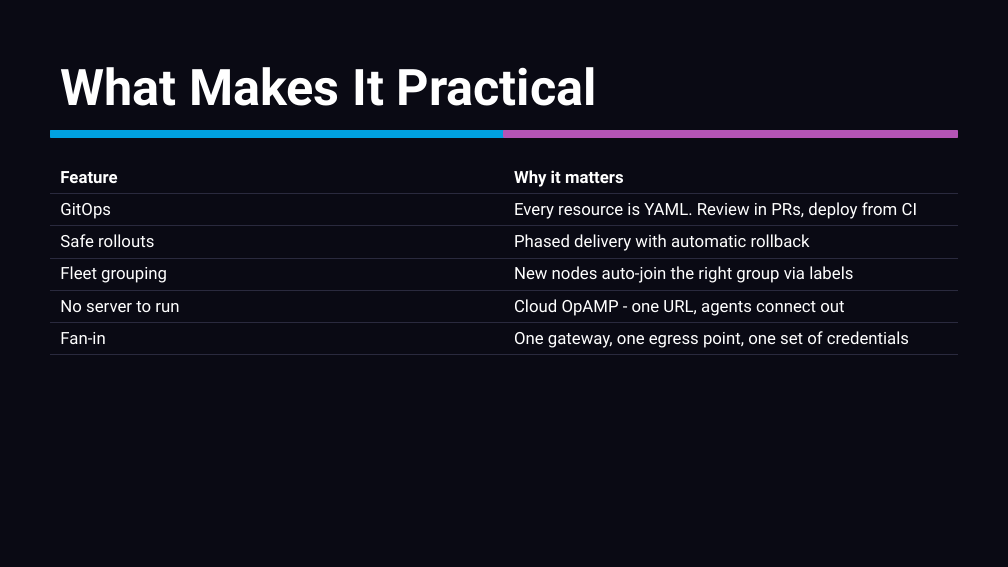
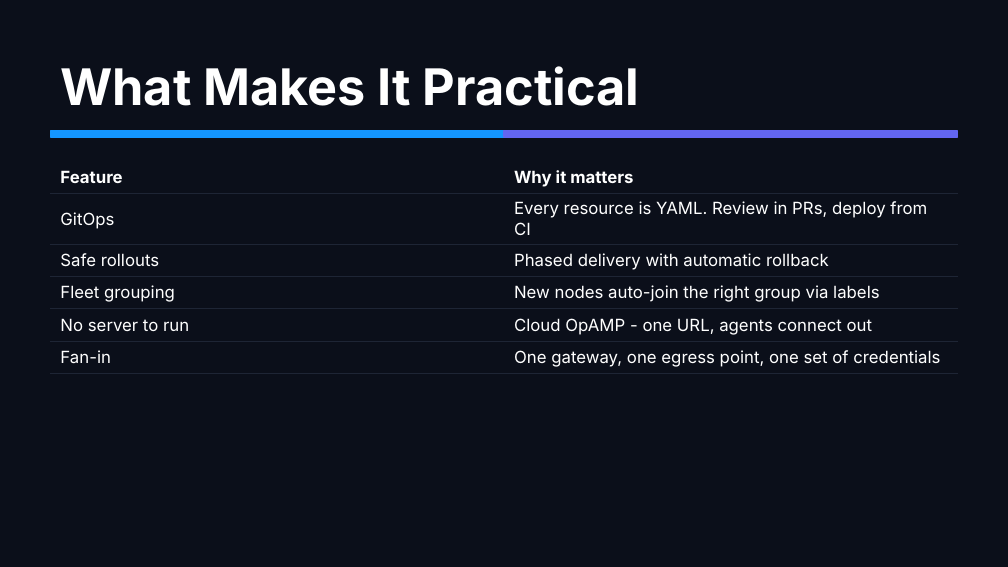
Before and after one commit to mreider/astroshop-bindplane-labs, a slide deck: slide 56 of docs/bindplane-primer/bindplane-primer.pptx. Drawn at 1008x567 pixels with LibreOffice and Linux fonts; fonts in the diff are those of the drawing. Boxes give left, top, right and bottom in pixels: in the first picture for what was removed or moved away, otherwise in the second. Text is boxed around its words. In the diff, an @@ line names an element or a change of style, - is before the commit and + after.

```diff
--- a/docs/bindplane-primer/bindplane-primer.pptx
+++ b/docs/bindplane-primer/bindplane-primer.pptx
@@ background #0A0A14 to #0B0F1A @@
@@ text "What Makes It Practical" at box(60, 66, 639, 106): font Roboto to Inter @@
@@ rectangle at box(50, 131, 504, 137): fill #00A1E0 to #1496FF; outline #00A1E0 1 pt to #1496FF 1 pt @@
@@ rectangle at box(504, 131, 958, 137): fill #B455B6 to #6366F1; outline #B455B6 1 pt to #6366F1 1 pt @@
@@ table at box(50, 161, 958, 371) @@
@@ fill #0A0A14 to #0B0F1A in 12 cells @@
@@ font Roboto to Inter @@
@@ borders changed @@
```
Also in this commit, not shown: 57 other slides changed, 3 other files.
